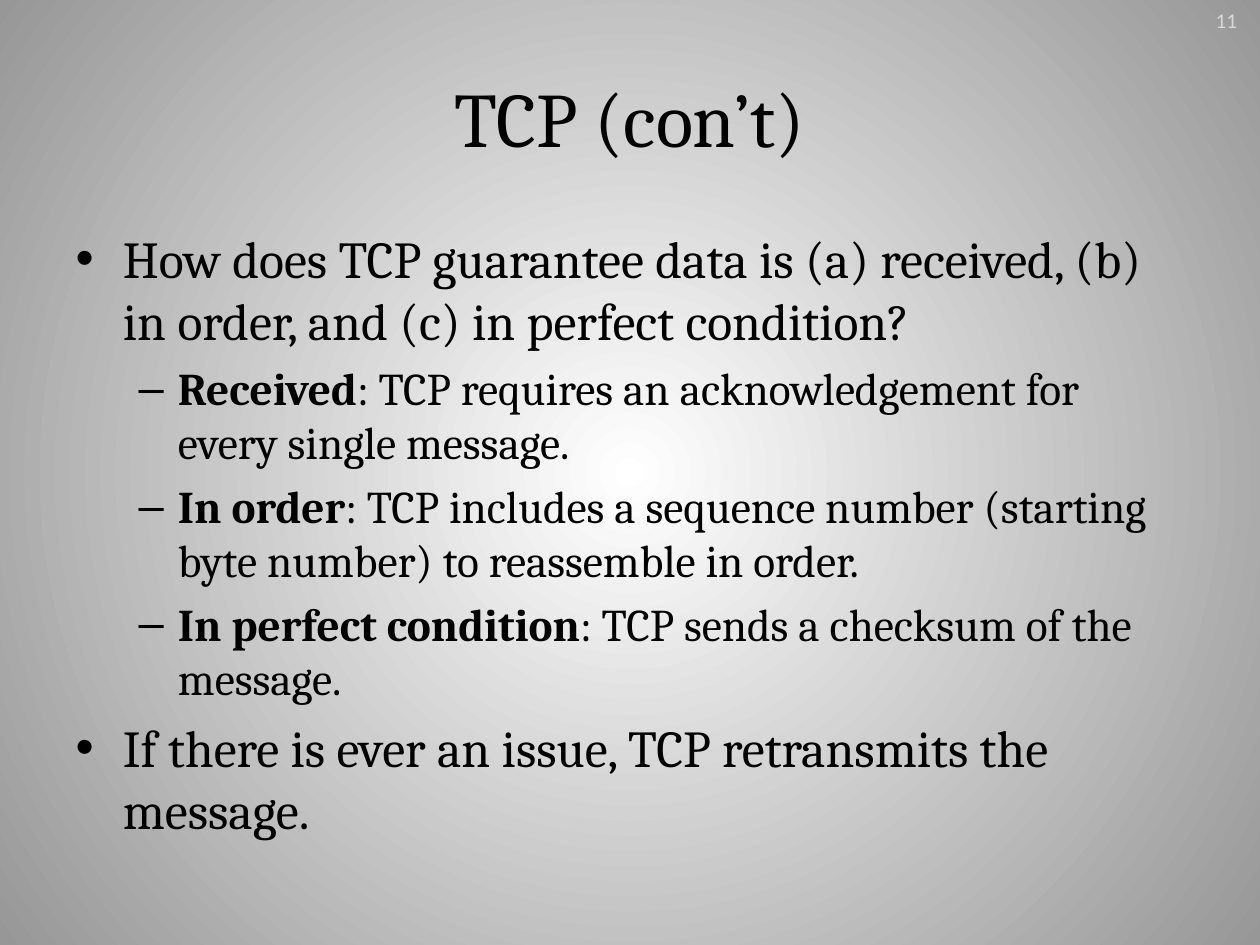
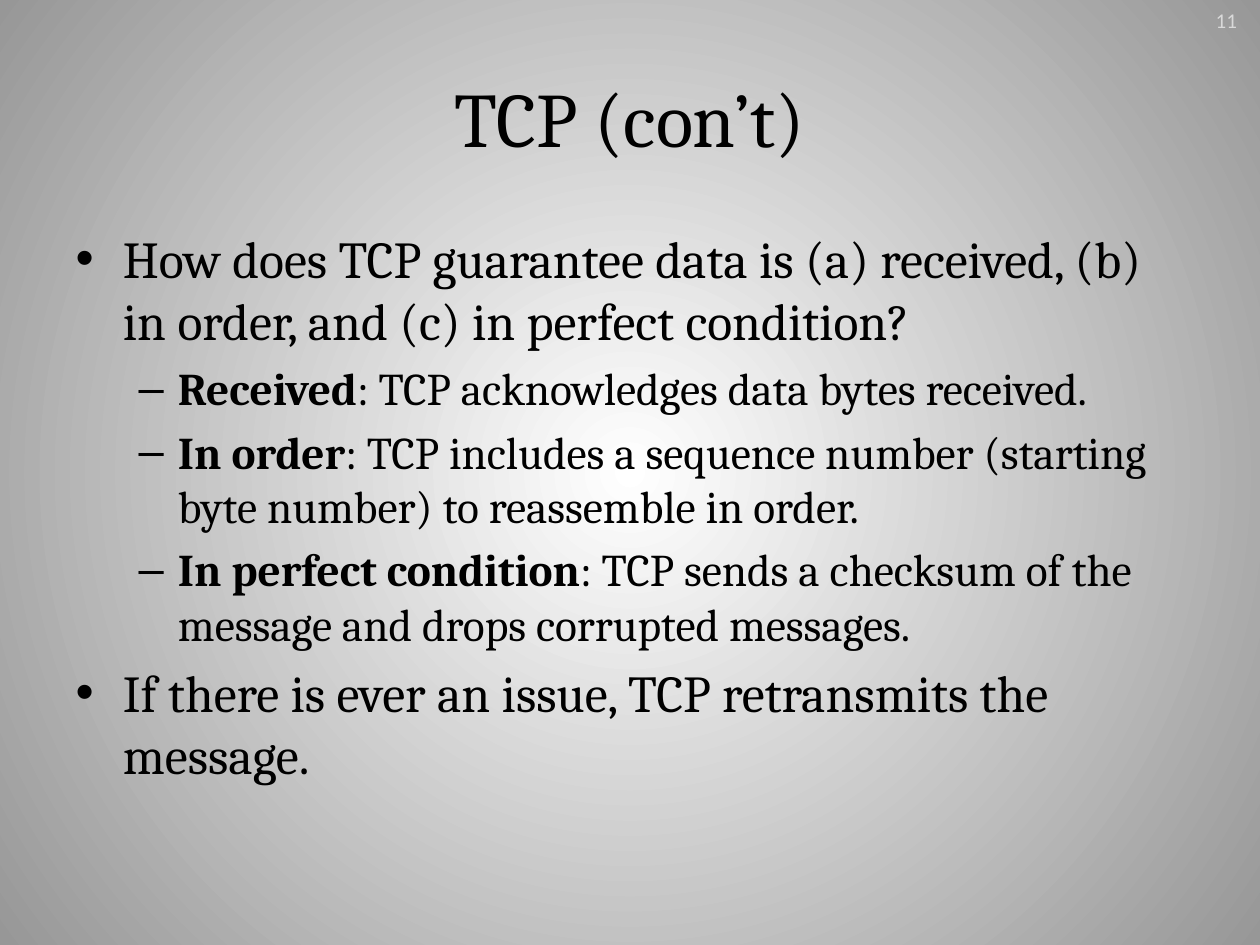
Before and after one commit to moshekaplan/cyber_training_materials, a slide deck: slide 11 of wireshark/Intro to Network Protocols and Wireshark.pptx. Drawn at 1260x945 pixels with LibreOffice and Linux fonts; fonts in the diff are those of the drawing. Boxes give left, top, right and bottom in pixels: in the first picture for what was removed or moved away, otherwise in the second. Text is boxed around its words. In the diff, an @@ line names an element or a change of style, - is before the commit and + after.

```diff
--- a/wireshark/Intro to Network Protocols and Wireshark.pptx
+++ b/wireshark/Intro to Network Protocols and Wireshark.pptx
@@ text at [178,373,1087,415]: text changed @@
-  – Received: TCP requires an acknowledgement for every single message.
+  – Received: TCP acknowledges data bytes received.
@@ text at [178,554,1132,651]: text changed @@
-  – In perfect condition: TCP sends a checksum of the message.
+  – In perfect condition: TCP sends a checksum of the message and drops corrupted messages.
```
Also in this commit, not shown: 3 other slides changed.
